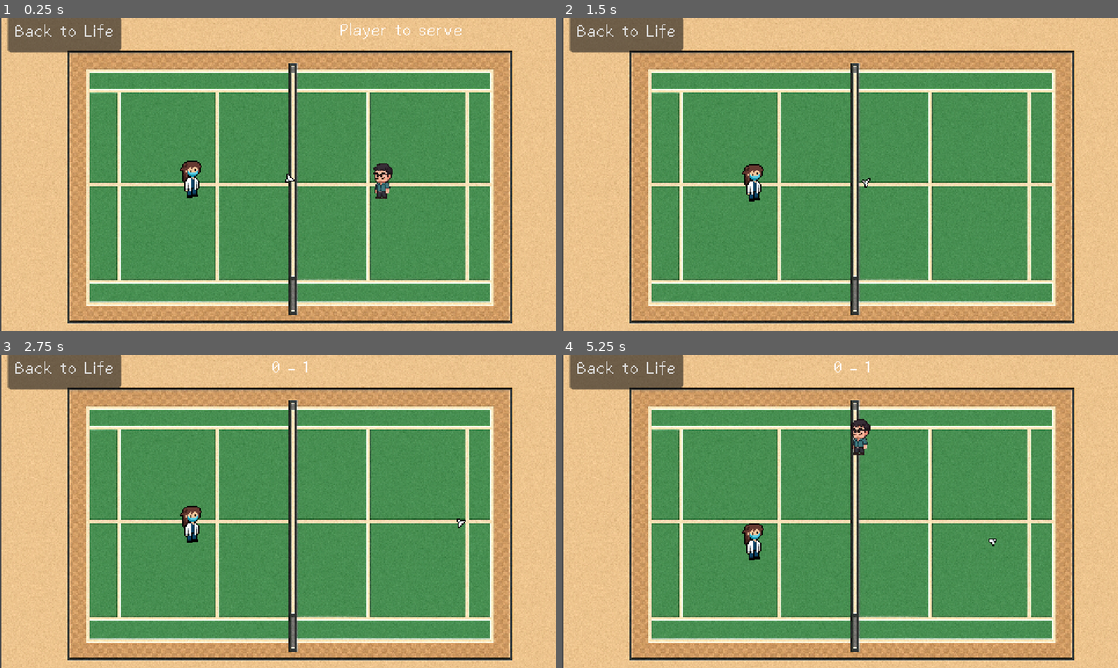
Above: before the commit, frames 1-4 (two rows, left to right).
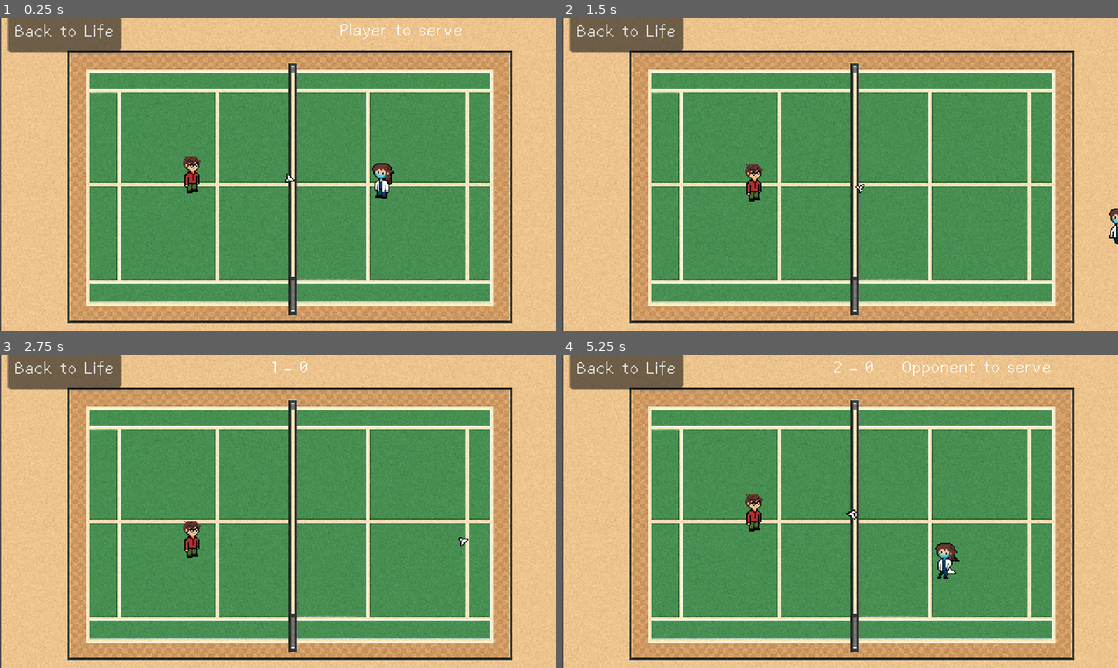
Above: after the commit, the same moments.

Repository: KunalKatariya/The-Dentist-Life
Game: Godot game, scene res://Scenes/Badminton/badminton_game.tscn
Two runs of this game, one before a commit and one after it. Both use one fixed random seed, a clock stepped at 60 frames per second and the inputs below. This scene is started directly instead of the project's main scene.
Inputs:
- Up to frame 1 (0.25 s): no input
- Up to frame 2 (1.5 s): tap Enter (ui_accept) at 0.5, 0.77 s; hold D (right) 0.53-1.28 s; hold P (test) 0.53-1.28 s; hold S (down) from 1.28 s (still down); tap P (test) at 1.35 s
- Up to frame 3 (2.75 s): tap Enter (ui_accept) at 1.52 s; release S (down) at 2.03 s; hold D (right) from 2.03 s (still down); hold P (test) from 2.03 s (still down)
- Up to frame 4 (5.25 s): release D (right) at 2.78 s; release P (test) at 2.78 s; hold W (up) 2.78-3.53 s; tap P (test) at 2.85, 4.35 s; tap Enter (ui_accept) at 3.02, 3.77, 4.52 s; hold P (test) 3.53-4.28 s; hold A (left) 3.53-5.03 s; hold S (down) from 5.03 s (still down); hold P (test) from 5.03 s (still down)

The runs differ from the first frame. In frame 1, 0.6% of the frame differs, in the area x 32-71%, y 44-58%; in frame 2, 0.4%; in frame 3, 0.5%; in frame 4, 1.4%, in the area x 32-88%, y 2-72%.

Commit message:
fix: updated badminton scene
many fixes, forget it

Diff:
--- a/Scenes/Badminton/Scripts/MatchManager.gd
+++ b/Scenes/Badminton/Scripts/MatchManager.gd
@@ -30,6 +30,7 @@
 @onready var spawn_ball: Marker2D = $Spawns/BallSpawn
 
 func _ready() -> void:
+	player.call_deferred("lock_facing_direction", "left")
 	zone_left.body_entered.connect(_on_zone_left_body_entered)
 	zone_right.body_entered.connect(_on_zone_right_body_entered)
 
@@ -76,10 +77,10 @@
 
 	if by_player:
 		player_score += 1
-		serving_player = "opponent"
+		serving_player = "player"
 	else:
 		opponent_score += 1
-		serving_player = "player"
+		serving_player = "opponent"
 
 	_update_score()
 
@@ -92,7 +93,7 @@
 		_reset_rally()
 
 func _update_score() -> void:
-	score_label.text = str(player_score) + " - " + str(opponent_score)
+	score_label.text = str(opponent_score) + " - " + str(player_score)
 
 func _reset_rally() -> void:
 	if game_over:
--- a/Scenes/Badminton/Scripts/Opponent.gd
+++ b/Scenes/Badminton/Scripts/Opponent.gd
@@ -1,44 +1,82 @@
-# res://Badminton/Scripts/Opponent.gd
 extends CharacterBody2D
 
 @export var speed: float = 220.0
-@export var hit_range: float = 30.0
+@export var hit_range: float = 20.0
 @export var hit_cooldown: float = 0.35
-@export var hit_jitter: float = 0.12  # radians
+@export var hit_jitter: float = 0.12
 @export var move_area: Rect2 = Rect2(Vector2(10, 10), Vector2(245, 280))
-# Example: left half of 512x288 court. Adjust in Inspector if needed.
+
+# 🎯 "Human-ness" parameters
+@export var reaction_delay: float = 0.25  # wait time before reacting to a new rally
+@export var base_miss_chance: float = 0.2 # base % chance to miss (0–1)
+@export var speed_miss_scale: float = 0.25 # extra miss chance per 400px/s shuttle speed
+@export var reach_error_margin: float = 5.0 # additional distance margin for delayed reaction
 
 var _cooldown: float = 0.0
+var _ready_to_react: bool = false
+
+func _ready() -> void:
+	# small initial delay
+	_ready_to_react = false
+	await get_tree().create_timer(reaction_delay).timeout
+	_ready_to_react = true
 
 func _physics_process(delta: float) -> void:
-	_cooldown = max(_cooldown - delta, 0.0)
+	if not _ready_to_react:
+		return
 
-	var shuttle: RigidBody2D = null
-	var list: Array = get_tree().get_nodes_in_group("shuttle")
-	if list.size() > 0:
-		shuttle = list[0] as RigidBody2D
+	_cooldown = maxf(_cooldown - delta, 0.0)
 
-	if shuttle == null:
+	var list := get_tree().get_nodes_in_group("shuttle")
+	if list.is_empty():
 		velocity = Vector2.ZERO
 		move_and_slide()
 		return
+	var shuttle := list[0] as RigidBody2D
 
-	# --- Y MOVEMENT ONLY ---
+	# --- Slightly delayed follow logic ---
+	if randf() < 0.03:
+		# simulate inconsistent tracking (3% frames skipped)
+		return
+
 	var dy: float = shuttle.global_position.y - global_position.y
-	var vy: float = 0.0
-	if abs(dy) > 2.0:
-		vy = sign(dy) * speed
-	velocity = Vector2(0, vy)
+	var vy: float = clampf(dy * 3.0, -speed, speed)
+	velocity = Vector2(0.0, vy)
+	move_and_slide()
 
-	# Clamp inside its allowed half
-	var new_pos := global_position + velocity * delta
-	new_pos.x = clampf(new_pos.x, move_area.position.x, move_area.position.x + move_area.size.x)
-	new_pos.y = clampf(new_pos.y, move_area.position.y, move_area.position.y + move_area.size.y)
-	global_position = new_pos
+	# Clamp inside allowed half
+	global_position.x = clampf(global_position.x, move_area.position.x, move_area.position.x + move_area.size.x)
+	global_position.y = clampf(global_position.y, move_area.position.y, move_area.position.y + move_area.size.y)
 
-	# --- HIT shuttle back when close ---
-	if _cooldown <= 0.0 and global_position.distance_to(shuttle.global_position) <= hit_range:
-		var jitter := randf_range(-hit_jitter, hit_jitter)
-		# Always hit to the RIGHT (towards player side)
-		shuttle.linear_velocity = Vector2.RIGHT.rotated(jitter).normalized() * shuttle.linear_velocity.length()
-		_cooldown = hit_cooldown
+	# --- Try to hit ---
+	if _cooldown <= 0.0:
+		var dist := global_position.distance_to(shuttle.global_position)
+		if dist <= hit_range + reach_error_margin:
+			_try_hit(shuttle)
+
+func _try_hit(shuttle: RigidBody2D) -> void:
+	var miss_chance := base_miss_chance + (shuttle.linear_velocity.length() / 400.0) * speed_miss_scale
+	if randf() < miss_chance:
+		# 👎 Miss the shot
+		_cooldown = hit_cooldown * 2.0
+		return
+
+	# ✅ Successful return
+	var jitter := randf_range(-hit_jitter, hit_jitter)
+	var new_dir := Vector2.RIGHT.rotated(jitter)
+	shuttle.linear_velocity = new_dir * shuttle.linear_velocity.length()
+	_cooldown = hit_cooldown
+
+	# 🟢 Play hit sound
+	if shuttle.has_node("HitSound"):
+		var hit_sound := shuttle.get_node("HitSound") as AudioStreamPlayer2D
+		hit_sound.stop()  # ensure we start clean
+		hit_sound.global_position = global_position
+		hit_sound.pitch_scale = randf_range(0.95, 1.05)
+		hit_sound.play()
+		hit_sound.seek(2)  # ⏩ skip the first 0.05s of silence
+
+	# Optional: delay before reacting again (so it doesn't chain instantly)
+	_ready_to_react = false
+	await get_tree().create_timer(reaction_delay).timeout
+	_ready_to_react = true
--- a/Scenes/Badminton/Scripts/PlayerRacket.gd
+++ b/Scenes/Badminton/Scripts/PlayerRacket.gd
@@ -1,20 +1,46 @@
 # res://Badminton/Scripts/PlayerRacket.gd
 extends CharacterBody2D
 
-@export var move_speed: float = 300.0
-# Define the rectangle you want the player to be confined in (set in Inspector)
+@export var move_speed: float = 200.0
 @export var move_area: Rect2 = Rect2(Vector2(256, 10), Vector2(245, 280))
-# ^ Example numbers assuming ~1280x720 canvas:
-#   position=(x=700,y=220), size=(w=420,h=280)  → right half of court.
+
+@onready var animation_player: AnimationPlayer = $AnimationPlayer
+@onready var footstep_audio: AudioStreamPlayer2D = $FootstepAudio
+
+
+var is_walking := false
+
 
 func _physics_process(delta: float) -> void:
 	var dir := Vector2(
 		Input.get_action_strength("right") - Input.get_action_strength("left"),
-		Input.get_action_strength("down")  - Input.get_action_strength("up")
+		Input.get_action_strength("down") - Input.get_action_strength("up")
 	).normalized()
 
 	var new_pos := global_position + dir * move_speed * delta
-	# Clamp to allowed rectangle
 	new_pos.x = clampf(new_pos.x, move_area.position.x, move_area.position.x + move_area.size.x)
 	new_pos.y = clampf(new_pos.y, move_area.position.y, move_area.position.y + move_area.size.y)
 	global_position = new_pos
+
+	_update_animation(dir)
+
+func _update_animation(dir: Vector2) -> void:
+	# Always face left in badminton scene
+	var new_anim := ""
+	if dir.length() > 0.1:
+		new_anim = "walk_left"
+	else:
+		new_anim = "idle_left"
+
+	if animation_player.current_animation != new_anim:
+		animation_player.play(new_anim)
+
+	# Optional: Footstep control
+	if dir.length() > 0.1:
+		if not is_walking:
+			is_walking = true
+			#footstep_audio.play()
+	else:
+		if is_walking:
+			is_walking = false
+			#footstep_audio.stop()
--- a/Scenes/Badminton/Scripts/Shuttlecock.gd
+++ b/Scenes/Badminton/Scripts/Shuttlecock.gd
@@ -1,19 +1,20 @@
-# res://Badminton/Scripts/Shuttlecock.gd
 extends RigidBody2D
 class_name Shuttlecock
 
-@export var base_speed: float = 140.0
+@export var base_speed: float = 150.0
+@onready var hit_sound_player: AudioStreamPlayer2D = $HitSoundPlayer
 
 func _ready() -> void:
 	add_to_group("shuttle")
+	contact_monitor = true
+	max_contacts_reported = 5
 
 func serve(direction: Vector2) -> void:
-	# Normalize just in case, add a tiny angle so it's not perfectly straight
 	var d := direction.normalized()
 	var angle_jitter := randf_range(-0.12, 0.12)
 	var v := d.rotated(angle_jitter) * base_speed
 	linear_velocity = v
-	angular_velocity = 2.0  # radians/sec, adjust for spin speed
+	angular_velocity = 2.0
 
 func _physics_process(delta: float) -> void:
 	if linear_velocity.length() > 0:
--- a/Scenes/Badminton/badminton_game.tscn
+++ b/Scenes/Badminton/badminton_game.tscn
@@ -1,14 +1,15 @@
-[gd_scene load_steps=24 format=4 uid="uid://dytgti274kp1j"]
+[gd_scene load_steps=31 format=4 uid="uid://dytgti274kp1j"]
 
 [ext_resource type="Texture2D" uid="uid://5g3ggwictw7b" path="res://Tile Maps/Sprites/ChatGPT Image Sep 5, 2025 at 11_26_16 PM.png" id="1_5ajy1"]
 [ext_resource type="Script" uid="uid://cbq14a1vkmhp8" path="res://Scenes/Badminton/Scripts/MatchManager.gd" id="1_ue0uj"]
 [ext_resource type="Texture2D" uid="uid://c02whcp50wh2b" path="res://Tile Maps/Sprites/Court.png" id="2_ue0uj"]
 [ext_resource type="Script" uid="uid://dgxk5erf6gynn" path="res://Scenes/Badminton/Scripts/PlayerRacket.gd" id="4_g7rpu"]
 [ext_resource type="Script" uid="uid://c16bxre4jwx1k" path="res://Scenes/Badminton/Scripts/Shuttlecock.gd" id="5_pgw2x"]
-[ext_resource type="Texture2D" uid="uid://dodqxhomytpp8" path="res://Scenes/Badminton/Sprites/BadmintonPlayer2.png" id="5_qxu5g"]
+[ext_resource type="Texture2D" uid="uid://cjtt8x61ootgl" path="res://Player/Sprites/Player-doctor-32l.png" id="5_w75av"]
 [ext_resource type="Script" uid="uid://dsmyjjvs7bj8o" path="res://Scenes/Badminton/Scripts/Opponent.gd" id="6_nwkyq"]
-[ext_resource type="Texture2D" uid="uid://laueas7tfrw7" path="res://Scenes/Badminton/Sprites/BadmintonPlayer1.png" id="6_w75av"]
+[ext_resource type="Texture2D" uid="uid://d26plwe62od3k" path="res://Scenes/NPC/Sprites/BF_Final_Long.png" id="7_w75av"]
 [ext_resource type="Texture2D" uid="uid://cnyc7c7t1dc2r" path="res://Scenes/Badminton/Sprites/Shuttlecock.png" id="8_nwkyq"]
+[ext_resource type="AudioStream" uid="uid://c6pmvwgdma2fg" path="res://Scenes/Badminton/Audio/shuttleHit.ogg" id="10_qapqc"]
 
 [sub_resource type="TileSetAtlasSource" id="TileSetAtlasSource_wv8lq"]
 texture = ExtResource("1_5ajy1")
@@ -6763,6 +6764,98 @@
 
 [sub_resource type="CapsuleShape2D" id="CapsuleShape2D_5ajy1"]
 
+[sub_resource type="Animation" id="Animation_gwnis"]
+length = 0.001
+tracks/0/type = "value"
+tracks/0/imported = false
+tracks/0/enabled = true
+tracks/0/path = NodePath("Sprite2D:frame")
+tracks/0/interp = 1
+tracks/0/loop_wrap = true
+tracks/0/keys = {
+"times": PackedFloat32Array(0),
+"transitions": PackedFloat32Array(1),
+"update": 1,
+"values": [0]
+}
+
+[sub_resource type="Animation" id="Animation_4ntmi"]
+resource_name = "idle_left"
+length = 0.4472
+loop_mode = 2
+tracks/0/type = "value"
+tracks/0/imported = false
+tracks/0/enabled = true
+tracks/0/path = NodePath("Sprite2D:frame")
+tracks/0/interp = 1
+tracks/0/loop_wrap = true
+tracks/0/keys = {
+"times": PackedFloat32Array(0, 0.2, 0.4),
+"transitions": PackedFloat32Array(1, 1, 1),
+"update": 1,
+"values": [3, 4, 5]
+}
+
+[sub_resource type="Animation" id="Animation_btcbx"]
+resource_name = "idle_right"
+length = 0.4472
+loop_mode = 2
+tracks/0/type = "value"
+tracks/0/imported = false
+tracks/0/enabled = true
+tracks/0/path = NodePath("Sprite2D:frame")
+tracks/0/interp = 1
+tracks/0/loop_wrap = true
+tracks/0/keys = {
+"times": PackedFloat32Array(0, 0.2, 0.4),
+"transitions": PackedFloat32Array(1, 1, 1),
+"update": 1,
+"values": [0, 1, 2]
+}
+
+[sub_resource type="Animation" id="Animation_fhl08"]
+resource_name = "walk_left"
+length = 0.8
+loop_mode = 1
+tracks/0/type = "value"
+tracks/0/imported = false
+tracks/0/enabled = true
+tracks/0/path = NodePath("Sprite2D:frame")
+tracks/0/interp = 1
+tracks/0/loop_wrap = true
+tracks/0/keys = {
+"times": PackedFloat32Array(0, 0.2, 0.4, 0.6, 0.8),
+"transitions": PackedFloat32Array(1, 1, 1, 1, 1),
+"update": 1,
+"values": [11, 12, 13, 14, 15]
+}
+
+[sub_resource type="Animation" id="Animation_k53q1"]
+resource_name = "walk_right"
+length = 0.8
+loop_mode = 1
+tracks/0/type = "value"
+tracks/0/imported = false
+tracks/0/enabled = true
+tracks/0/path = NodePath("Sprite2D:frame")
+tracks/0/interp = 1
+tracks/0/loop_wrap = true
+tracks/0/keys = {
+"times": PackedFloat32Array(0, 0.2, 0.4, 0.6, 0.8),
+"transitions": PackedFloat32Array(1, 1, 1, 1, 1),
+"update": 1,
+"values": [6, 7, 8, 9, 10]
+}
+
+[sub_resource type="AnimationLibrary" id="AnimationLibrary_k53q1"]
+_data = {
+&"RESET": SubResource("Animation_gwnis"),
+&"idle_left": SubResource("Animation_4ntmi"),
+&"idle_right": SubResource("Animation_btcbx"),
+&"walk_left": SubResource("Animation_fhl08"),
+&"walk_right": SubResource("Animation_k53q1")
+}
+
 [sub_resource type="CapsuleShape2D" id="CapsuleShape2D_8g7ko"]
 
 [sub_resource type="PhysicsMaterial" id="PhysicsMaterial_qxu5g"]
@@ -6871,7 +6964,13 @@
 
 [node name="Sprite2D" type="Sprite2D" parent="Player"]
 position = Vector2(1, 0)
-texture = ExtResource("5_qxu5g")
+texture = ExtResource("5_w75av")
+hframes = 16
+
+[node name="AnimationPlayer" type="AnimationPlayer" parent="Player"]
+libraries = {
+&"": SubResource("AnimationLibrary_k53q1")
+}
 
 [node name="Opponent" type="CharacterBody2D" parent="."]
 position = Vector2(168, 144)
@@ -6881,7 +6980,8 @@
 shape = SubResource("CapsuleShape2D_8g7ko")
 
 [node name="Sprite2D" type="Sprite2D" parent="Opponent"]
-texture = ExtResource("6_w75av")
+texture = ExtResource("7_w75av")
+hframes = 8
 
 [node name="Shuttlecock" type="RigidBody2D" parent="."]
 position = Vector2(251, 136)
@@ -6895,6 +6995,9 @@
 
 [node name="Sprite2D" type="Sprite2D" parent="Shuttlecock"]
 texture = ExtResource("8_nwkyq")
+
+[node name="HitSoundPlayer" type="AudioStreamPlayer2D" parent="Shuttlecock"]
+stream = ExtResource("10_qapqc")
 
 [node name="CanvasLayer" type="CanvasLayer" parent="."]
 
@@ -6964,3 +7067,6 @@
 [node name="BackButtonMenu" type="Button" parent="CanvasLayer/GameOverMenu/VBoxContainer"]
 layout_mode = 2
 text = "Back"
+
+[node name="AudioStreamPlayer" type="AudioStreamPlayer" parent="."]
+autoplay = true
Not shown, added: Scenes/Badminton/Audio/BadmintonBG.ogg.import
Not shown, added: Scenes/Badminton/Audio/shuttleHit.ogg.import
Not shown, changed: Scenes/Badminton/.DS_Store
Not shown, added: Scenes/Badminton/Audio/BadmintonBG.ogg
Not shown, added: Scenes/Badminton/Audio/shuttleHit.ogg
